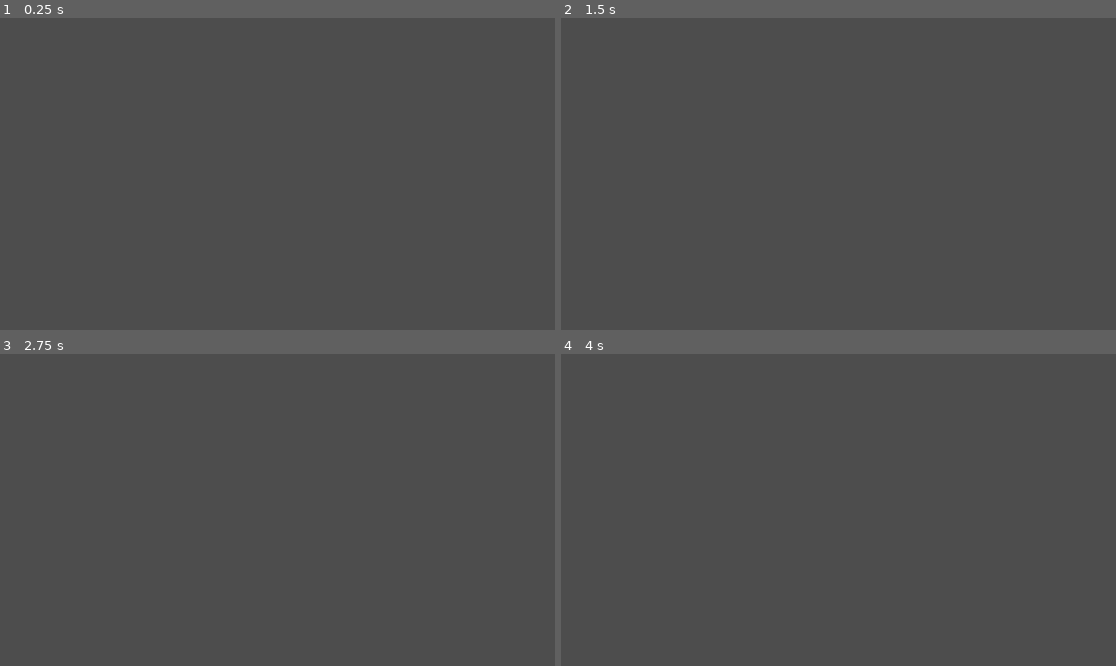
Above: before the commit, frames 1-4 (two rows, left to right).
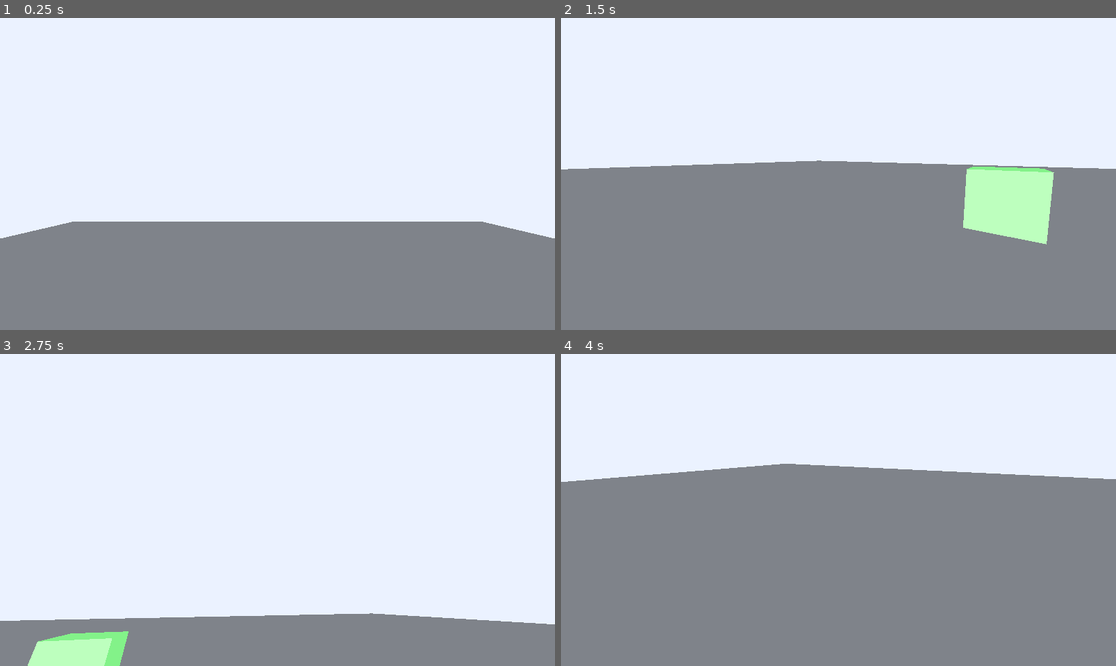
Above: after the commit, the same moments.

Repository: Turtike/LiminalSpace
Game: Godot game, scene res://scenes/button_test/button_test.tscn
Same seed, same stepped clock (60 frames per second), same inputs: the game is played once before the commit and once after it. This scene is started directly instead of the project's main scene.
Inputs (mouse positions are in pixels of both pictures, inside the frame that each line leads up to):
- Up to frame 1 (0.25 s): no input
- Up to frame 2 (1.5 s): move the mouse to (960, 158) at 0.52 s; hold D (move_right) 0.53-1.28 s; tap E (interact) at 0.6, 1.35 s; tap Space (jump) at 0.77 s; move the mouse to (727, 189) at 1.27 s; hold S (move_back) from 1.28 s (still down)
- Up to frame 3 (2.75 s): tap Space (jump) at 1.52 s; move the mouse to (333, 441) at 2.02 s; release S (move_back) at 2.03 s; hold D (move_right) from 2.03 s (still down); hold Shift (run) from 2.03 s (still down); tap E (interact) at 2.3 s
- Up to frame 4 (4 s): move the mouse to (810, 572) at 2.77 s; release D (move_right) at 2.78 s; release Shift (run) at 2.78 s; hold W (move_forward) 2.78-3.53 s; tap E (interact) at 2.85, 3.6 s; tap Space (jump) at 3.02, 3.77 s; move the mouse to (1005, 556) at 3.52 s; hold A (move_left) from 3.53 s (still down)

The runs differ from the first frame. In frame 1, 100% of the frame differs, in the area x 0-100%, y 0-100%; in frame 2, 100%; in frame 3, 100%; in frame 4, 100%.

Commit message:
fix: dependency issues

Diff:
--- a/scenes/button_test/button_test.tscn
+++ b/scenes/button_test/button_test.tscn
@@ -1,8 +1,8 @@
 [gd_scene load_steps=7 format=3 uid="uid://beyyem8dtxifg"]
 
-[ext_resource type="PackedScene" uid="uid://b7ilwykmj8fcr" path="res://scenes/interactable_scenes/playerInteractEnabled.tscn" id="2_nwcpv"]
 [ext_resource type="PackedScene" uid="uid://dibqov0e7kked" path="res://scenes/button_test/button.tscn" id="2_u4khw"]
 [ext_resource type="PackedScene" uid="uid://b4uw8dmhdfulb" path="res://scenes/button_test/door.tscn" id="3_32wn4"]
+[ext_resource type="PackedScene" uid="uid://cb5py51fx6kbe" path="res://scenes/player.tscn" id="3_c0ey7"]
 
 [sub_resource type="BoxShape3D" id="BoxShape3D_qwima"]
 size = Vector3(60, 2, 60)
@@ -37,10 +37,10 @@
 transform = Transform3D(1, 0, 0, 0, 1, 0, 0, 0, 1, 0, 1.55845, -4.43418)
 prompt_msg = "Press E to push (This is button number two!)"
 
-[node name="Player" parent="." instance=ExtResource("2_nwcpv")]
-transform = Transform3D(1, 0, 0, 0, 1, 0, 0, 0, 1, 0, 2.14879, 0)
-
 [node name="Door" parent="." instance=ExtResource("3_32wn4")]
 transform = Transform3D(3, 0, 0, 0, 3, 0, 0, 0, 3, 0, 2.50266, 4.62452)
 
+[node name="Player" parent="." instance=ExtResource("3_c0ey7")]
+transform = Transform3D(1, 0, 0, 0, 1, 0, 0, 0, 1, 0, 7.76484, 0)
+
 [connection signal="interacted" from="Button" to="Door" method="open"]
--- a/scenes/menu/pause.tscn
+++ b/scenes/menu/pause.tscn
@@ -18,6 +18,50 @@
 [sub_resource type="StyleBoxLine" id="StyleBoxLine_aucbk"]
 color = Color(1, 1, 1, 1)
 thickness = 3
+
+[sub_resource type="Animation" id="Animation_1bhw2"]
+length = 0.001
+tracks/0/type = "value"
+tracks/0/imported = false
+tracks/0/enabled = true
+tracks/0/path = NodePath(".:modulate")
+tracks/0/interp = 1
+tracks/0/loop_wrap = true
+tracks/0/keys = {
+"times": PackedFloat32Array(0),
+"transitions": PackedFloat32Array(1),
+"update": 0,
+"values": [Color(1, 1, 1, 0)]
+}
+
+[sub_resource type="Animation" id="Animation_dg473"]
+resource_name = "hide"
+tracks/0/type = "value"
+tracks/0/imported = false
+tracks/0/enabled = true
+tracks/0/path = NodePath(".:modulate")
+tracks/0/interp = 1
+tracks/0/loop_wrap = true
+tracks/0/keys = {
+"times": PackedFloat32Array(0, 1),
+"transitions": PackedFloat32Array(1, 1),
+"update": 0,
+"values": [Color(1, 1, 1, 1), Color(1, 1, 1, 0)]
+}
+tracks/1/type = "method"
+tracks/1/imported = false
+tracks/1/enabled = true
+tracks/1/path = NodePath(".")
+tracks/1/interp = 1
+tracks/1/loop_wrap = true
+tracks/1/keys = {
+"times": PackedFloat32Array(0.0333333),
+"transitions": PackedFloat32Array(1),
+"values": [{
+"args": [],
+"method": &"set_mouse_captured"
+}]
+}
 
 [sub_resource type="Animation" id="Animation_lis2g"]
 resource_name = "show"
@@ -48,50 +92,6 @@
 }]
 }
 
-[sub_resource type="Animation" id="Animation_1bhw2"]
-length = 0.001
-tracks/0/type = "value"
-tracks/0/imported = false
-tracks/0/enabled = true
-tracks/0/path = NodePath(".:modulate")
-tracks/0/interp = 1
-tracks/0/loop_wrap = true
-tracks/0/keys = {
-"times": PackedFloat32Array(0),
-"transitions": PackedFloat32Array(1),
-"update": 0,
-"values": [Color(1, 1, 1, 0)]
-}
-
-[sub_resource type="Animation" id="Animation_dg473"]
-resource_name = "hide"
-tracks/0/type = "value"
-tracks/0/imported = false
-tracks/0/enabled = true
-tracks/0/path = NodePath(".:modulate")
-tracks/0/interp = 1
-tracks/0/loop_wrap = true
-tracks/0/keys = {
-"times": PackedFloat32Array(0, 1),
-"transitions": PackedFloat32Array(1, 1),
-"update": 0,
-"values": [Color(1, 1, 1, 1), Color(1, 1, 1, 0)]
-}
-tracks/1/type = "method"
-tracks/1/imported = false
-tracks/1/enabled = true
-tracks/1/path = NodePath(".")
-tracks/1/interp = 1
-tracks/1/loop_wrap = true
-tracks/1/keys = {
-"times": PackedFloat32Array(0.0333333),
-"transitions": PackedFloat32Array(1),
-"values": [{
-"args": [],
-"method": &"set_mouse_captured"
-}]
-}
-
 [sub_resource type="AnimationLibrary" id="AnimationLibrary_7ybb0"]
 _data = {
 "RESET": SubResource("Animation_1bhw2"),
Not shown: 1 places in scenes/button_test/button.tscn that only renumber resources
